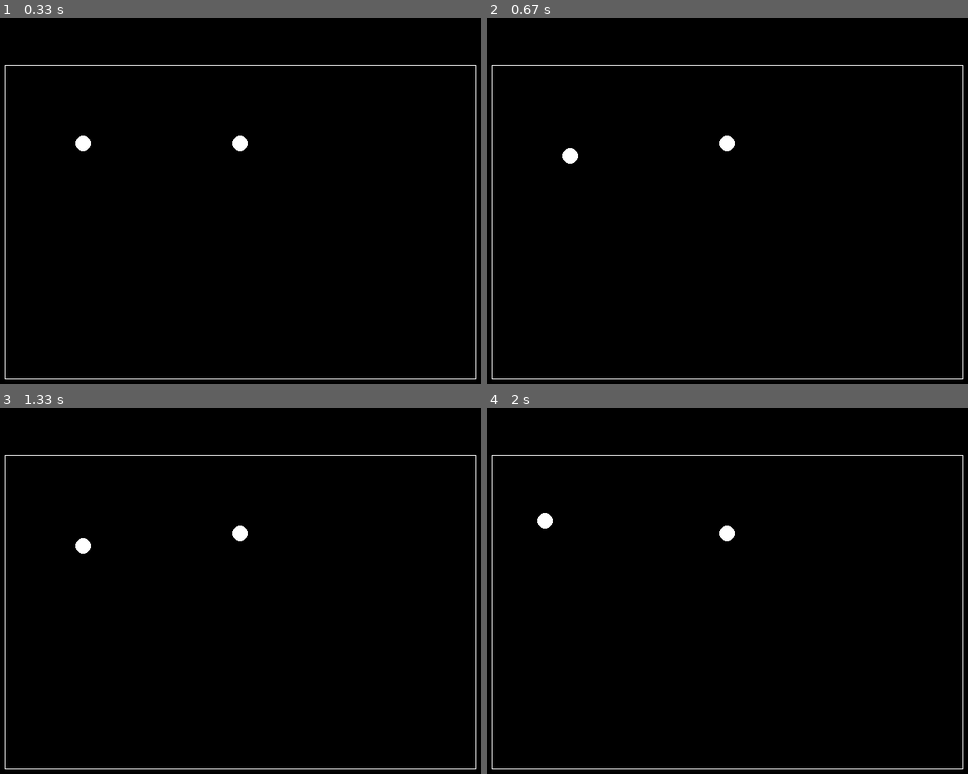
Above: before the commit, frames 1-4 (two rows, left to right).
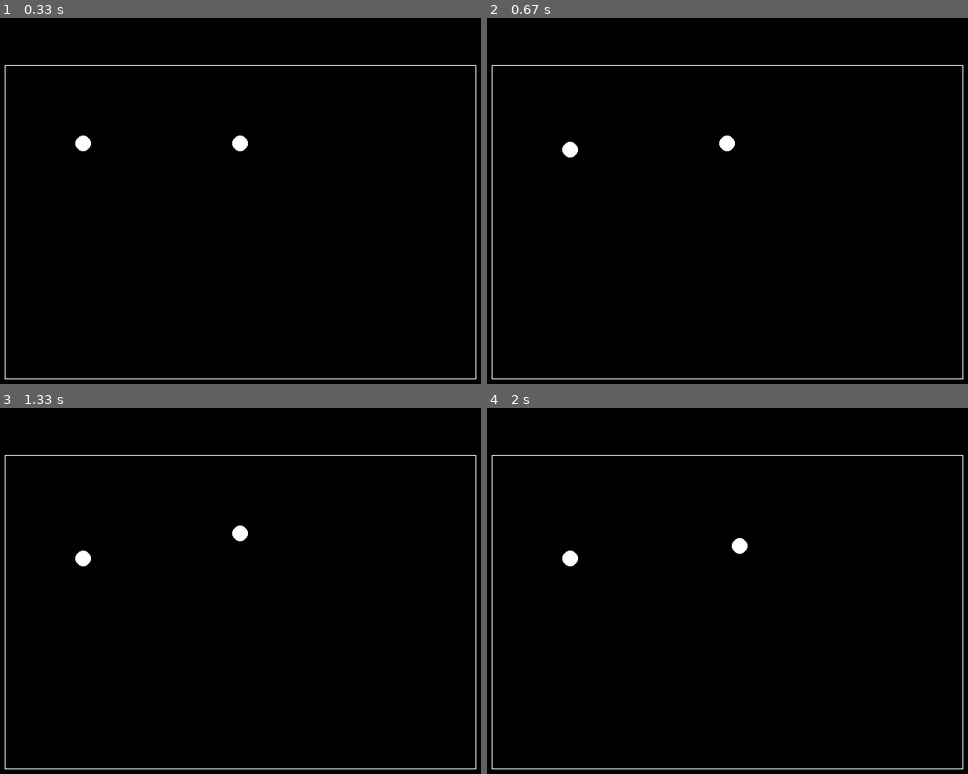
Above: after the commit, the same moments.

Repository: Masan-k/hi-sp-judge
Game: pygame game, started from bin/hi-sp-judge.py
The game is run twice, just before and just after one commit, with the same random seed, the same clock (stepped at 60 frames per second) and the same inputs.
Inputs:
- Up to frame 1 (0.33 s): no input
- Up to frame 2 (0.67 s): hold C from 0.33 s (still down); hold D from 0.33 s (still down)
- Up to frame 3 (1.33 s): release C at 0.8 s; release D at 0.8 s; hold D 0.83-1.3 s
- Up to frame 4 (2 s): hold L 1.33-1.63 s; hold W 1.33-1.63 s; hold W 1.67-1.97 s; tap K at 1.82 s

Frame 1 is identical in both runs. In frame 2, 0.1% of the frame differs, in the area x 15-19%, y 33-40%; in frame 3, 0.2%; in frame 4, 0.4%, in the area x 10-55%, y 28-44%.

Commit message:
player move comp

Diff:
--- a/bin/hi-sp-judge.py
+++ b/bin/hi-sp-judge.py
@@ -53,38 +53,6 @@
       if pressKeyPlayer == 1: p1_pos[1] = p1_pos[1] + P_MOVE_SPEED
       else: p2_pos[1] = p2_pos[1] + P_MOVE_SPEED
 
-    if pressKeyMode == "leftUp":
-      if pressKeyPlayer == 1:
-        p1_pos[0] = p1_pos[0] - P_MOVE_SPEED
-        p1_pos[1] = p1_pos[1] - P_MOVE_SPEED
-      else:
-        p2_pos[0] = p2_pos[0] - P_MOVE_SPEED
-        p2_pos[1] = p2_pos[1] - P_MOVE_SPEED
-
-    if pressKeyMode == "rightUp":
-      if pressKeyPlayer == 1:
-        p1_pos[0] = p1_pos[0] + P_MOVE_SPEED
-        p1_pos[1] = p1_pos[1] - P_MOVE_SPEED
-      else:
-        p2_pos[0] = p2_pos[0] + P_MOVE_SPEED
-        p2_pos[1] = p2_pos[1] - P_MOVE_SPEED
-
-    if pressKeyMode == "rightDown":
-      if pressKeyPlayer == 1:
-        p1_pos[0] = p1_pos[0] + P_MOVE_SPEED
-        p1_pos[1] = p1_pos[1] + P_MOVE_SPEED
-      else:
-        p2_pos[0] = p2_pos[0] + P_MOVE_SPEED
-        p2_pos[1] = p2_pos[1] + P_MOVE_SPEED
-
-    if pressKeyMode == "leftDown":
-      if pressKeyPlayer == 1:
-        p1_pos[0] = p1_pos[0] - P_MOVE_SPEED
-        p1_pos[1] = p1_pos[1] + P_MOVE_SPEED
-      else:
-        p2_pos[0] = p2_pos[0] - P_MOVE_SPEED
-        p2_pos[1] = p2_pos[1] + P_MOVE_SPEED
-
     if event.type == pygame.locals.KEYDOWN:  # キーを押したとき
       print('key down!!!')
       if event.key == pygame.locals.K_ESCAPE: # 終了
@@ -92,7 +60,7 @@
         sys.exit()
 
       #player1
-      if pygame.key.name(event.key) == 'a':
+      if pygame.key.name(event.key) == 's' or pygame.key.name(event.key) == 'a':
         pressKeyMode = "left"
         pressKeyPlayer = 1
       elif pygame.key.name(event.key) == 'f':
@@ -101,47 +69,22 @@
       elif pygame.key.name(event.key) == 'e':
         pressKeyMode = "up"
         pressKeyPlayer = 1
-      elif pygame.key.name(event.key) == 'c':
+      elif pygame.key.name(event.key) == 'd':
         pressKeyMode = "down"
         pressKeyPlayer = 1
-      elif pygame.key.name(event.key) == 'q' or pygame.key.name(event.key) == 'w':
-        pressKeyMode = "leftUp"
-        pressKeyPlayer = 1
-      elif pygame.key.name(event.key) == 'r':
-        pressKeyMode = "rightUp"
-        pressKeyPlayer = 1
-      elif pygame.key.name(event.key) == 'v':
-        pressKeyMode = "rightDown"
-        pressKeyPlayer = 1
-      elif pygame.key.name(event.key) == 'z':
-        pressKeyMode = "leftDown"
-        pressKeyPlayer = 1
-      #player2
+     #player2
       elif pygame.key.name(event.key) == 'j':
         pressKeyMode = "left"
         pressKeyPlayer = 2
-      elif pygame.key.name(event.key) == ';':
+      elif pygame.key.name(event.key) == ';' or pygame.key.name(event.key) == 'l':
         pressKeyMode = "right"
         pressKeyPlayer = 2
       elif pygame.key.name(event.key) == 'i':
         pressKeyMode = "up"
         pressKeyPlayer = 2
-      elif pygame.key.name(event.key) == ',':
+      elif pygame.key.name(event.key) == 'k':
         pressKeyMode = "down"
         pressKeyPlayer = 2
-      elif pygame.key.name(event.key) == 'u':
-        pressKeyMode = "leftUp"
-        pressKeyPlayer = 2
-      elif pygame.key.name(event.key) == 'o' or pygame.key.name(event.key) == 'p':
-        pressKeyMode = "rightUp"
-        pressKeyPlayer = 2
-      elif pygame.key.name(event.key) == '/':
-        pressKeyMode = "rightDown"
-        pressKeyPlayer = 2
-      elif pygame.key.name(event.key) == 'm':
-        pressKeyMode = "leftDown"
-        pressKeyPlayer = 2
-
 
       else:
         pressKeyMode = ""
Not shown, changed: doc/memo.md
